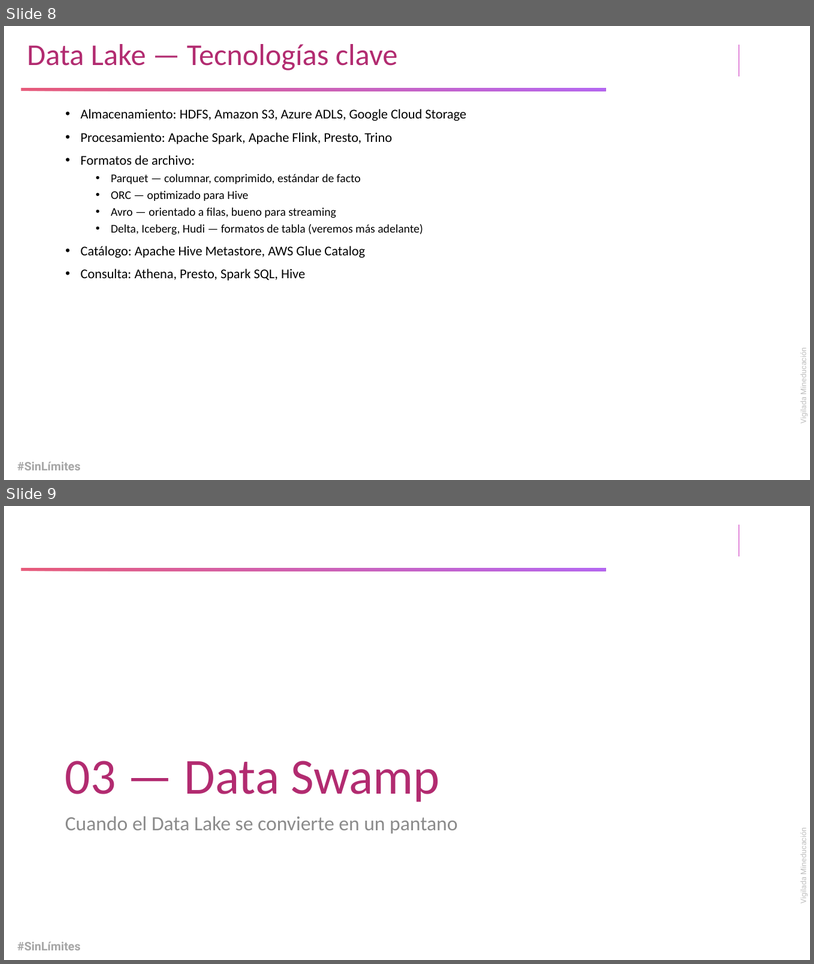
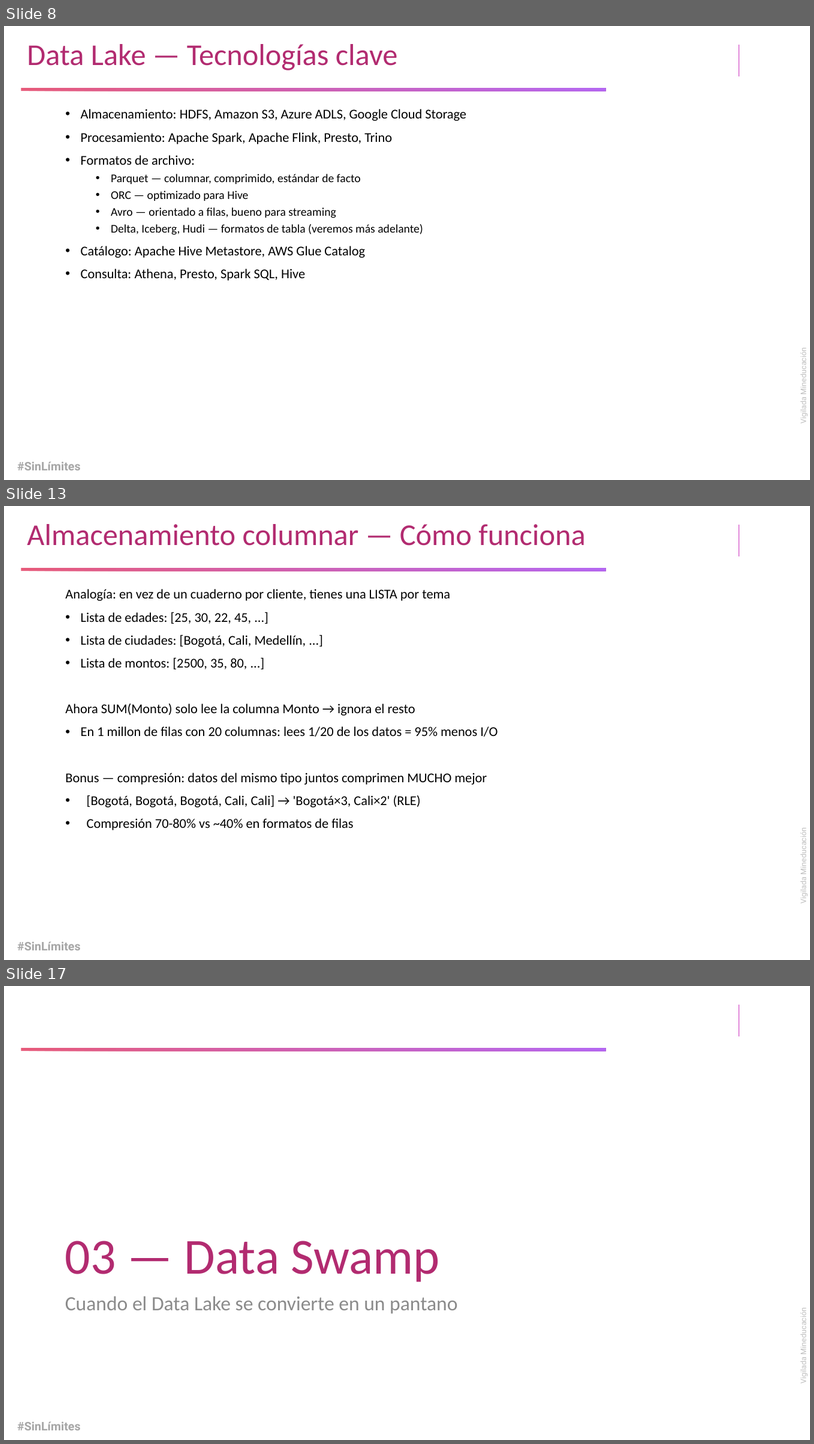
Before and after one commit to LeOsorio123/bigdata-101, a slide deck: resources/lakehouse.pptx. Shown one above the other, each under a label of ours: slides 8 and 9 before the commit, slides 8, 13 and 17 after it; the slides between them are not shown. The pictures are 814x964 and 814x1444 pixels, drawn with LibreOffice and Linux fonts; fonts in the diff are those of the drawing; background and template pictures are left out. Boxes give left, top, right and bottom in pixels: in the first picture for what was removed or moved away, otherwise in the second. Text is boxed around its words. In the diff, an @@ line names an element or a change of style, - is before the commit and + after.

```diff
--- a/resources/lakehouse.pptx
+++ b/resources/lakehouse.pptx
@@ slide 13 added at <box>4,506,810,960</box>, background #FFFFFF; not listed: 4 template elements that a slide beside it also shows @@
@@ title added at <box>27,524,585,546</box>, 36 pt, text #B22B70 @@
+Almacenamiento columnar — Cómo funciona
@@ text added at <box>65,589,498,830</box>, 16 pt, text #000000 @@
+Analogía: en vez de un cuaderno por cliente, tienes una LISTA por tema
+• Lista de edades: [25, 30, 22, 45, ...]
+• Lista de ciudades: [Bogotá, Cali, Medellín, ...]
+• Lista de montos: [2500, 35, 80, ...]
+Ahora SUM(Monto) solo lee la columna Monto → ignora el resto
+• En 1 millon de filas con 20 columnas: lees 1/20 de los datos = 95% menos I/O
+Bonus — compresión: datos del mismo tipo juntos comprimen MUCHO mejor
+• [Bogotá, Bogotá, Bogotá, Cali, Cali] → 'Bogotá×3, Cali×2' (RLE)
+• Compresión 70-80% vs ~40% en formatos de filas
@@ what was slide 9 is now slide 17 @@
```
Also in this commit, not shown: 11 other slides added, 1 other file.
